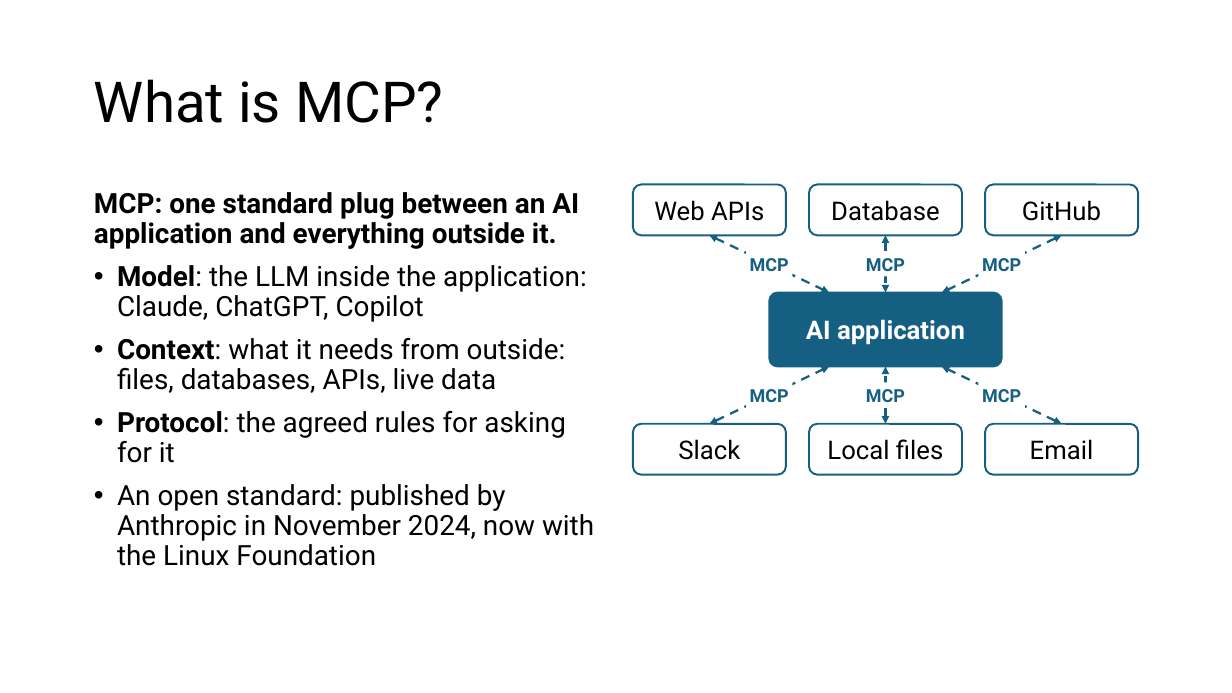
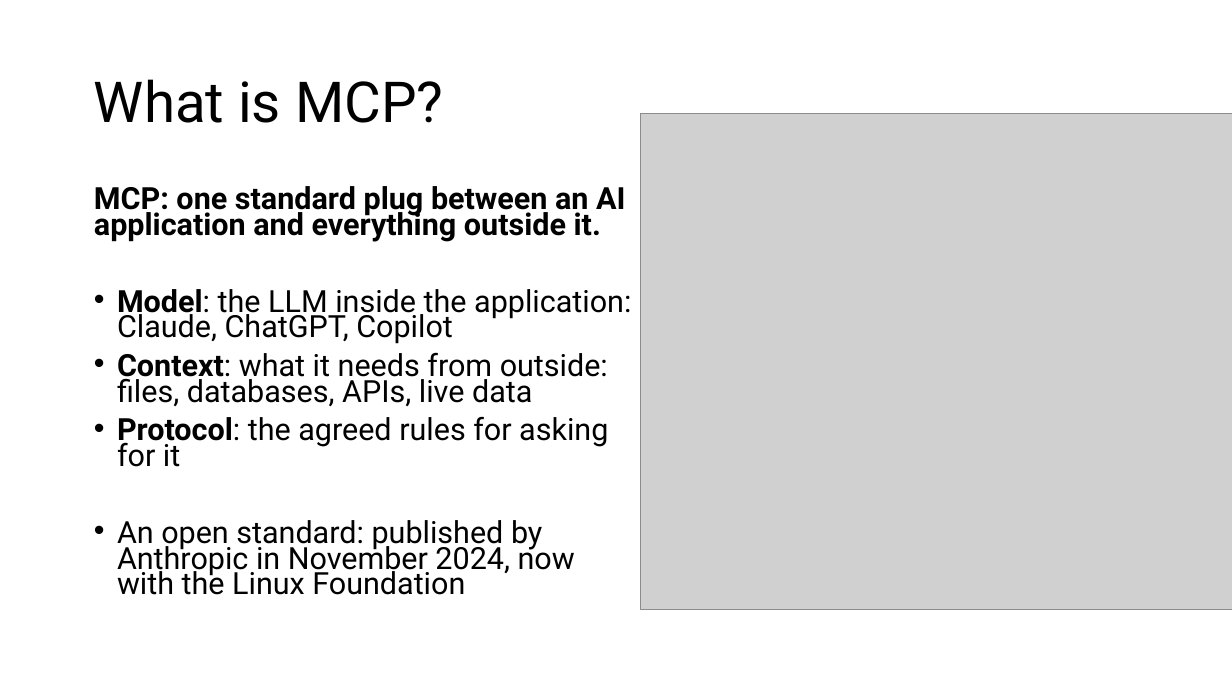
Before and after one commit to karoluciecha/ai-assisted-programming-module, a slide deck: slide 2 of lectures-and-labs/week05/mcp-lecture.pptx. Drawn at 1232x693 pixels with LibreOffice and Linux fonts; fonts in the diff are those of the drawing; grey boxes stand for pictures. Boxes give left, top, right and bottom in pixels: in the first picture for what was removed or moved away, otherwise in the second. Text is boxed around its words. In the diff, an @@ line names an element or a change of style, - is before the commit and + after.

```diff
--- a/lectures-and-labs/week05/mcp-lecture.pptx
+++ b/lectures-and-labs/week05/mcp-lecture.pptx
@@ picture added at (x1=640, y1=114, x2=1232, y2=610) @@
@@ text "MCP: one standard plug between ..." at (x1=94, y1=186, x2=631, y2=595): size 21.7 to 23.8 pt; line spacing 0.9 to 0.7 @@
@@ group removed at (x1=633, y1=185, x2=1139, y2=475): 7 rounded rectangles, 6 double arrows, 6 texts @@
-Web APIs
-Database
-GitHub
-Slack
-Local files
-Email
-AI application
-MCP
-MCP
-MCP
-MCP
-MCP
-MCP
```
Also in this commit, not shown: 24 other slides changed, 1 other file.
